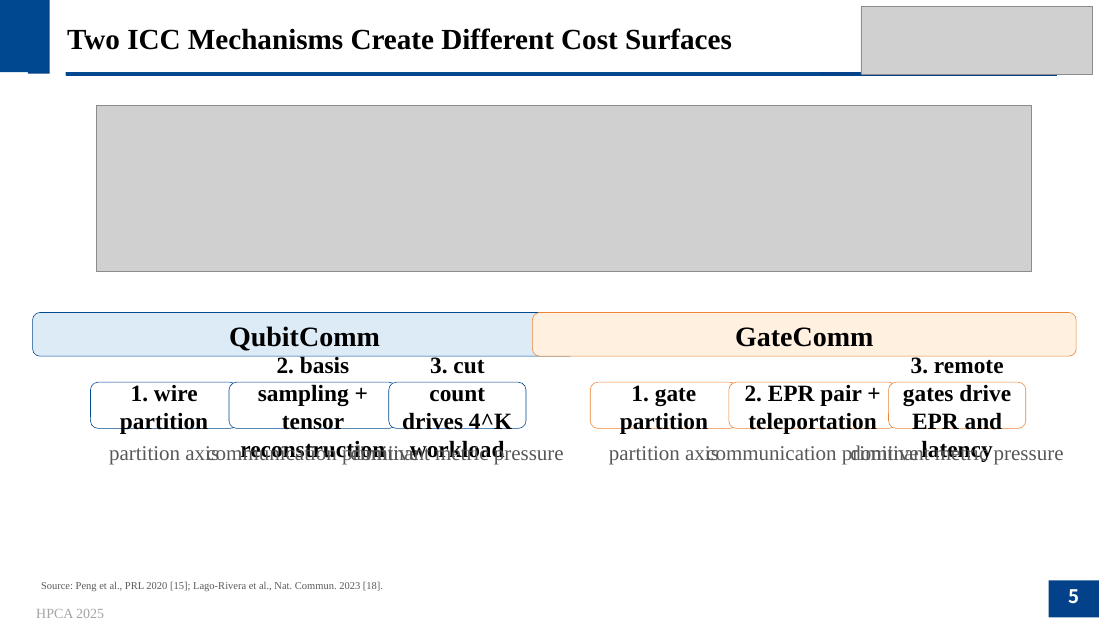
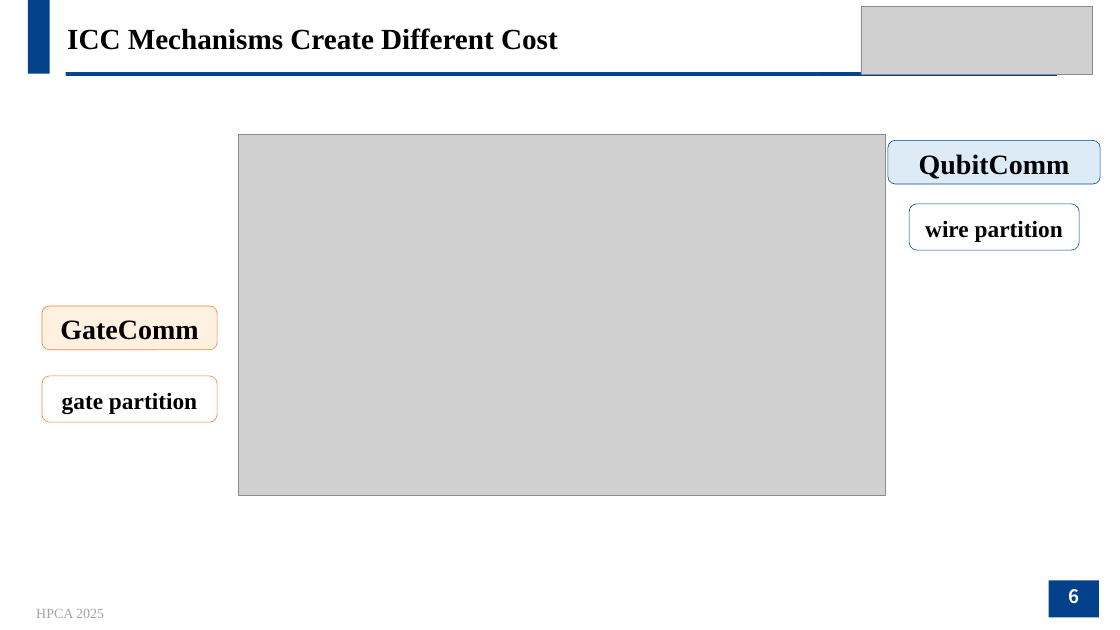
Before and after one commit to JanusQ/Janus4, a slide deck: slide 6 of adaptiveQC/pptx/AdaptDQC_Adaptive_Distributed_Quantum_Computing_With_Quantitative_Performance_Analysis.pptx (slide 5 before the commit). Drawn at 1120x630 pixels with LibreOffice and Linux fonts; fonts in the diff are those of the drawing; grey boxes stand for pictures; background and template pictures are left out. Boxes give left, top, right and bottom in pixels: in the first picture for what was removed or moved away, otherwise in the second. Text is boxed around its words. In the diff, an @@ line names an element or a change of style, - is before the commit and + after.

```diff
--- a/adaptiveQC/pptx/AdaptDQC_Adaptive_Distributed_Quantum_Computing_With_Quantitative_Performance_Analysis.pptx
+++ b/adaptiveQC/pptx/AdaptDQC_Adaptive_Distributed_Quantum_Computing_With_Quantitative_Performance_Analysis.pptx
@@ rectangle removed at (x1=0, y1=0, x2=49, y2=72) @@
@@ text at (x1=67, y1=28, x2=558, y2=50): text changed @@
-Two ICC Mechanisms Create Different Cost Surfaces
+ICC Mechanisms Create Different Cost
@@ picture removed at (x1=97, y1=106, x2=1032, y2=272) @@
@@ picture added at (x1=239, y1=134, x2=886, y2=496) @@
@@ rounded rectangle "QubitComm" resized from (x1=33, y1=313, x2=576, y2=356) to (x1=888, y1=140, x2=1101, y2=184) @@
@@ rounded rectangle "wire partition" resized from (x1=91, y1=382, x2=238, y2=429) to (x1=909, y1=204, x2=1079, y2=250) @@
@@ text in rounded rectangle at (x1=925, y1=221, x2=1063, y2=242): text changed @@
-1. wire partition
+wire partition
@@ rounded rectangle "GateComm" resized from (x1=533, y1=313, x2=1076, y2=356) to (x1=42, y1=306, x2=217, y2=350) @@
@@ rounded rectangle "gate partition" resized from (x1=591, y1=382, x2=738, y2=429) to (x1=42, y1=376, x2=217, y2=423) @@
@@ rounded rectangle removed at (x1=229, y1=382, x2=397, y2=429) @@
-2. basis sampling + tensor reconstruction
@@ rounded rectangle removed at (x1=389, y1=382, x2=526, y2=429) @@
-3. cut count drives 4^K workload
@@ rounded rectangle removed at (x1=729, y1=382, x2=897, y2=429) @@
-2. EPR pair + teleportation
@@ rounded rectangle removed at (x1=889, y1=382, x2=1026, y2=429) @@
-3. remote gates drive EPR and latency
@@ text in rounded rectangle at (x1=62, y1=393, x2=197, y2=414): text changed @@
-1. gate partition
+gate partition
@@ text removed at (x1=109, y1=446, x2=219, y2=465) @@
-partition axis
@@ text removed at (x1=206, y1=444, x2=419, y2=465) @@
-communication primitive
@@ text removed at (x1=351, y1=444, x2=564, y2=465) @@
-dominant metric pressure
@@ text removed at (x1=609, y1=446, x2=719, y2=465) @@
-partition axis
@@ text removed at (x1=706, y1=445, x2=919, y2=465) @@
-communication primitive
@@ text removed at (x1=850, y1=444, x2=1064, y2=465) @@
-dominant metric pressure
@@ text removed at (x1=41, y1=581, x2=383, y2=591) @@
-Source: Peng et al., PRL 2020 [15]; Lago-Rivera et al., Nat. Commun. 2023 [18].
@@ page number at (x1=1068, y1=589, x2=1079, y2=604): text changed @@
-5
+6
```
Also in this commit, not shown: 19 other slides changed, 1 slide added, 3 slides removed, 2 other files.
